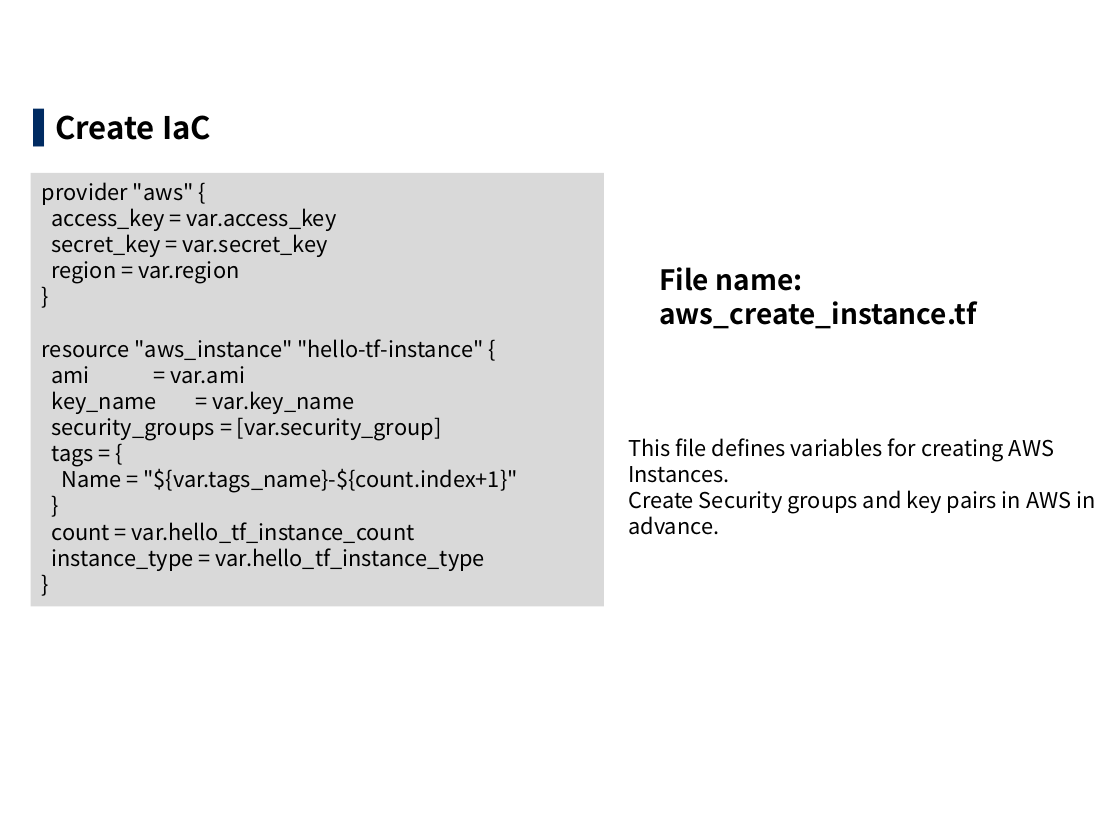
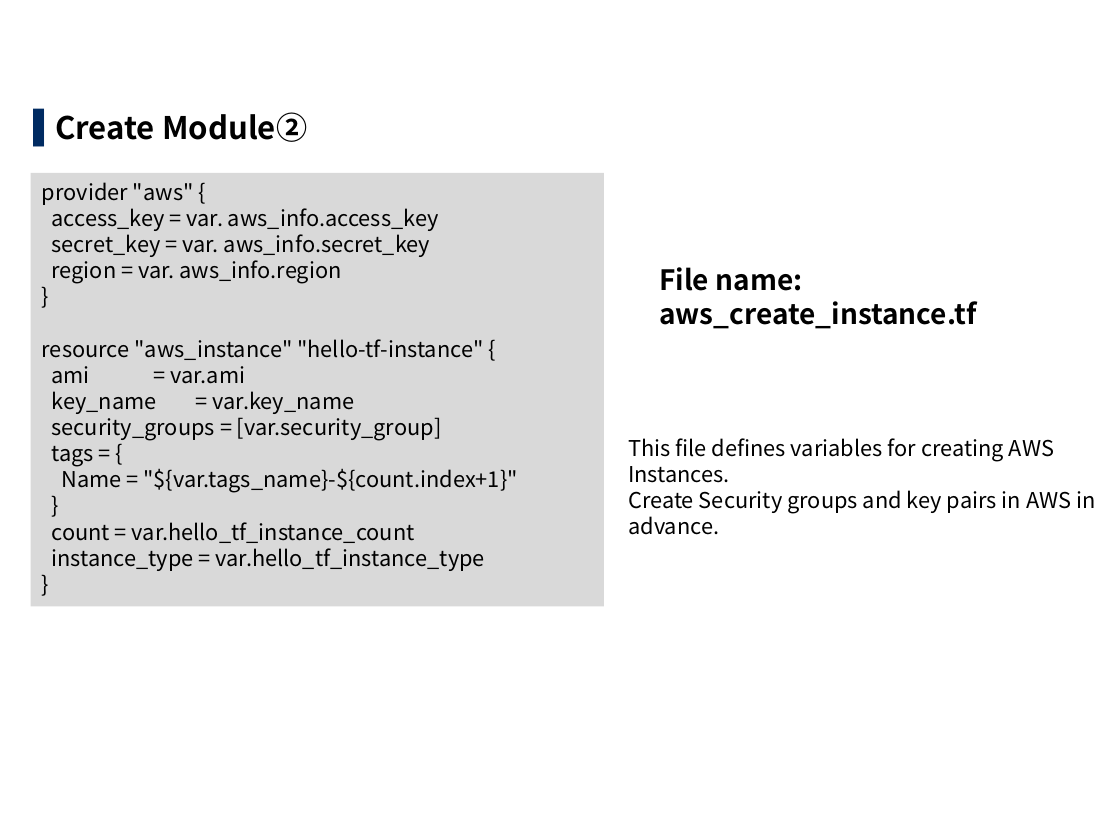
Before and after one commit to exastro-suite/it-automation-docs, a slide deck: slide 9 of asset/Learn/ITA-Terraform-driver-practice_en.pptx (slide 10 before the commit). Drawn at 1120x840 pixels with LibreOffice and Linux fonts; fonts in the diff are those of the drawing; background and template pictures are left out. Boxes give left, top, right and bottom in pixels: in the first picture for what was removed or moved away, otherwise in the second. Text is boxed around its words. In the diff, an @@ line names an element or a change of style, - is before the commit and + after.

```diff
--- a/asset/Learn/ITA-Terraform-driver-practice_en.pptx
+++ b/asset/Learn/ITA-Terraform-driver-practice_en.pptx
@@ text at (x1=55, y1=112, x2=307, y2=142): text changed @@
-▌ Create IaC
+▌ Create Module②
@@ text in rectangle at (x1=51, y1=208, x2=439, y2=284): text changed @@
-access_key = var.access_key
-secret_key = var.secret_key
-region = var.region
+access_key = var. aws_info.access_key
+secret_key = var. aws_info.secret_key
+region = var. aws_info.region
```
Also in this commit, not shown: 16 other slides changed, 1 slide removed, 11 other files.
